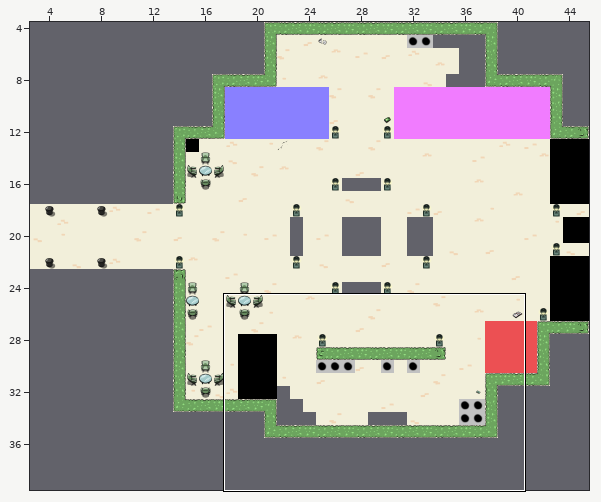
An edit to a level. Tiled map, data/TheLostWill/map/world.tmx. The picture above shows the old version from afar; the outline marks the close-up.
Close-up. The starting point:
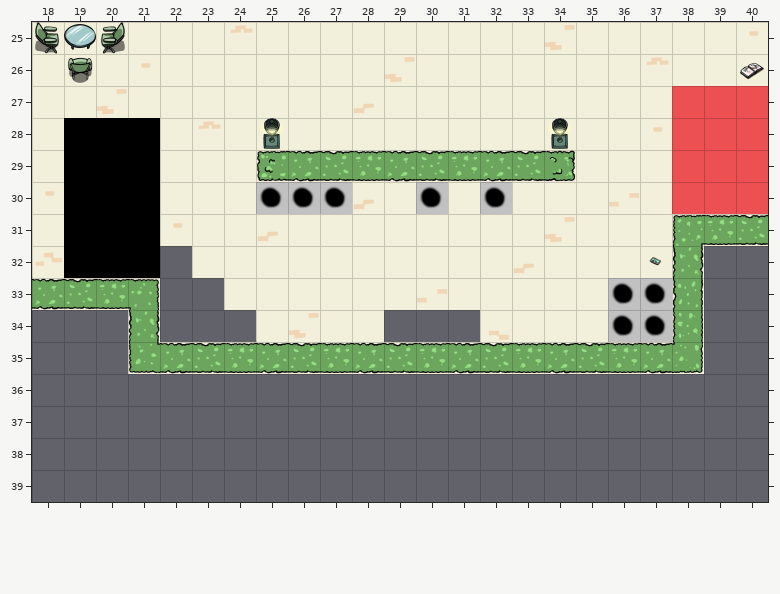
Cells are 128x128 px. Shown: x 18..40, y 25..39. The commit also changed other parts of the map, which this record leaves out.
New version:
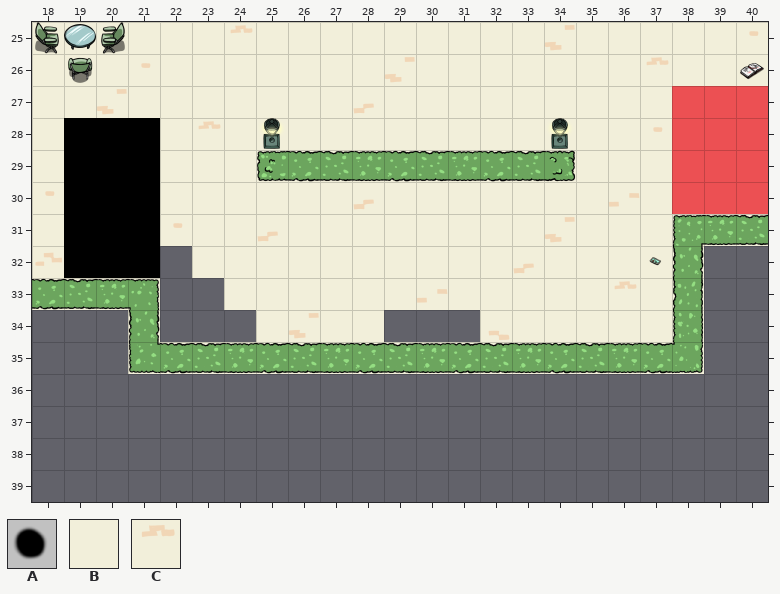
Key: from "ground": A 5, B 8, C 9.
_ is an empty cell.
Change:
Layer "Calque de Tuiles 1":
y 30: x 25..27 AAA -> BBB; x 30 A -> B; x 32 A -> B
y 33: x 36..37 AA -> CB
y 34: x 36..37 AA -> BB
Changed places in both close-ups, as pixel boxes (x1, y1, x2, y2):
changed: (256, 182, 352, 214)
changed: (416, 182, 448, 214)
changed: (480, 182, 512, 214)
changed: (608, 278, 672, 342)
